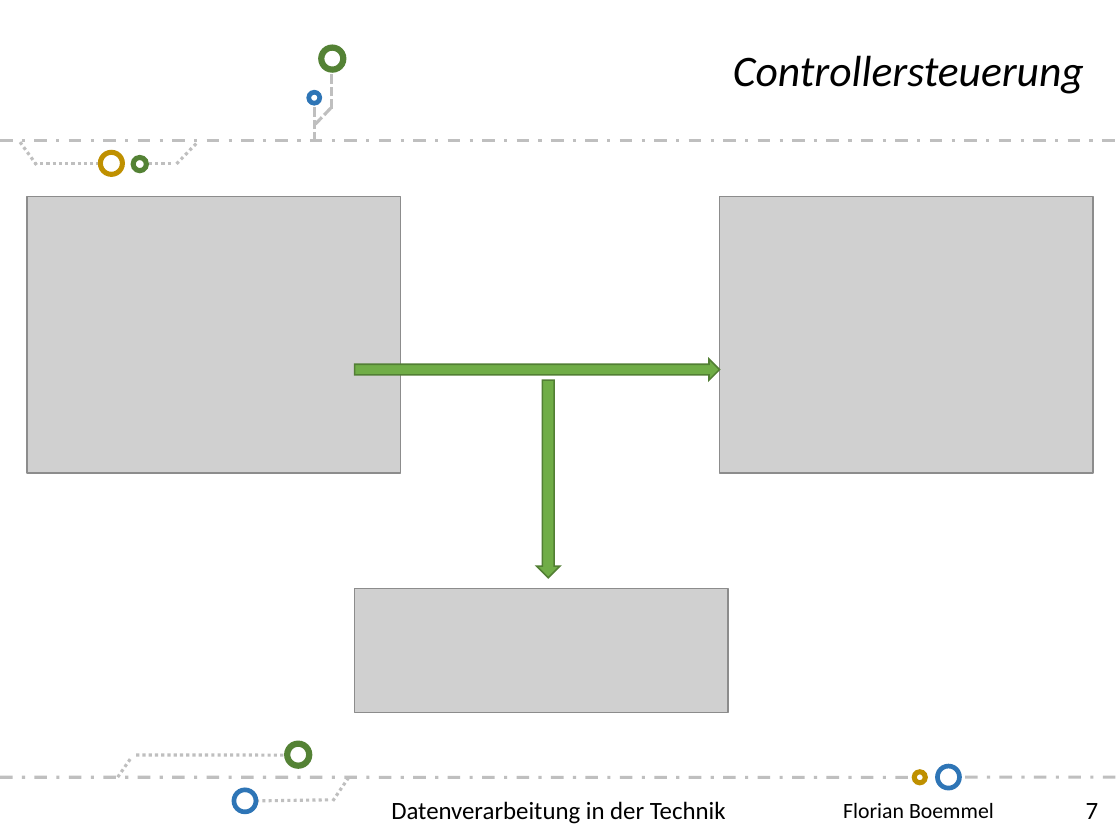
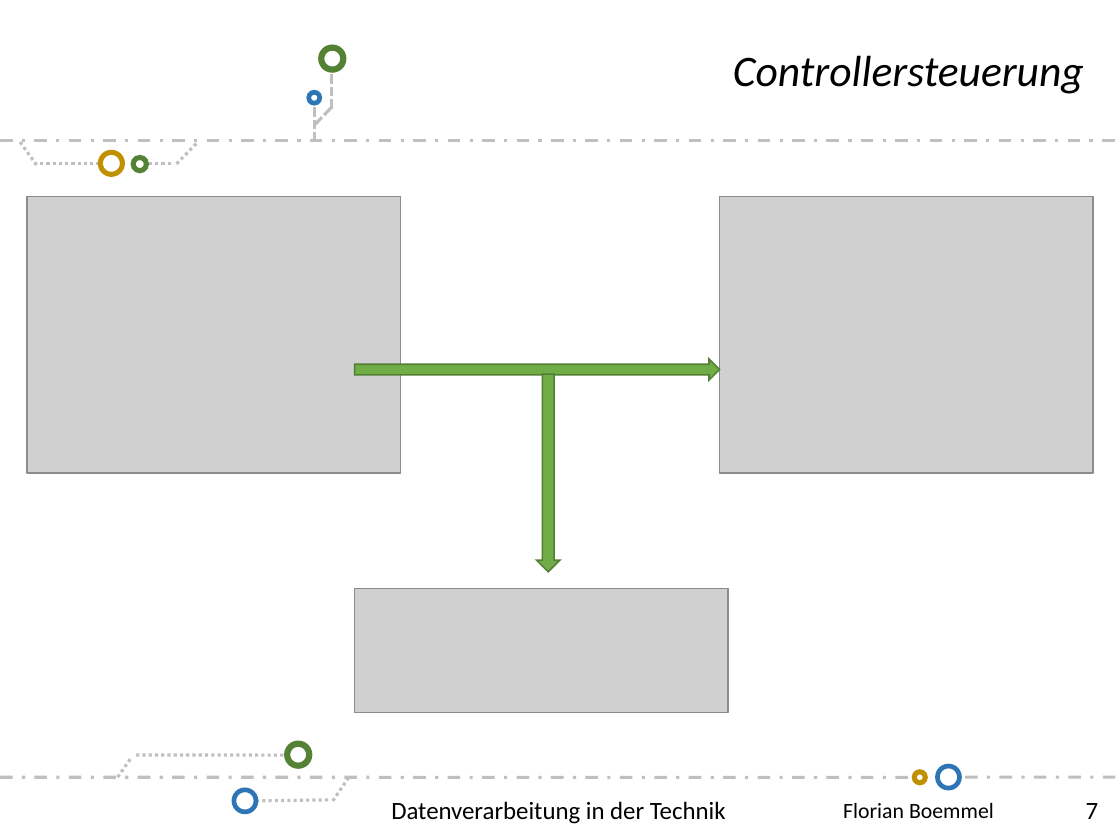
Before and after one commit to scd42636/DT_WS1718_02_StarCar, a slide deck: slide 7 of dokumentation/bof31844/Folien-Florian-Boemmel.pptx. Drawn at 1120x840 pixels with LibreOffice and Linux fonts; fonts in the diff are those of the drawing; grey boxes stand for pictures; background and template pictures are left out. Boxes give left, top, right and bottom in pixels: in the first picture for what was removed or moved away, otherwise in the second. Text is boxed around its words. In the diff, an @@ line names an element or a change of style, - is before the commit and + after.

```diff
--- a/dokumentation/bof31844/Folien-Florian-Boemmel.pptx
+++ b/dokumentation/bof31844/Folien-Florian-Boemmel.pptx
@@ up arrow: place and size @@
-up arrow at (536,380,560,577)
+up arrow at (536,374,560,571)
```
Also in this commit, not shown: 3 other slides changed, 3 other files.
